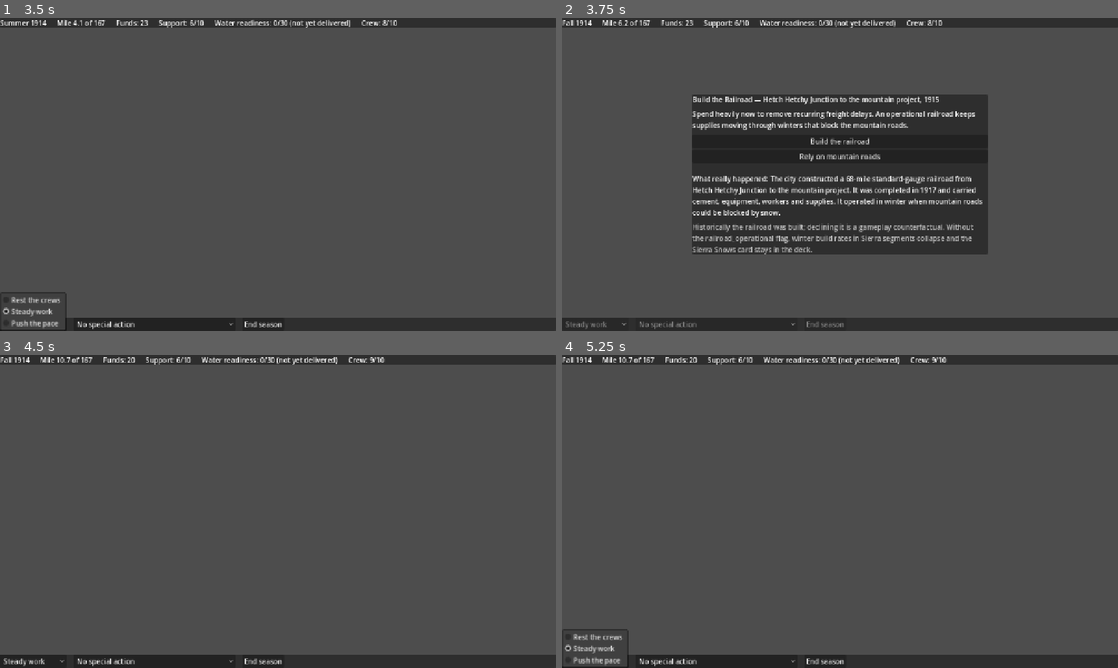
Above: before the commit, frames 1-4 (two rows, left to right).
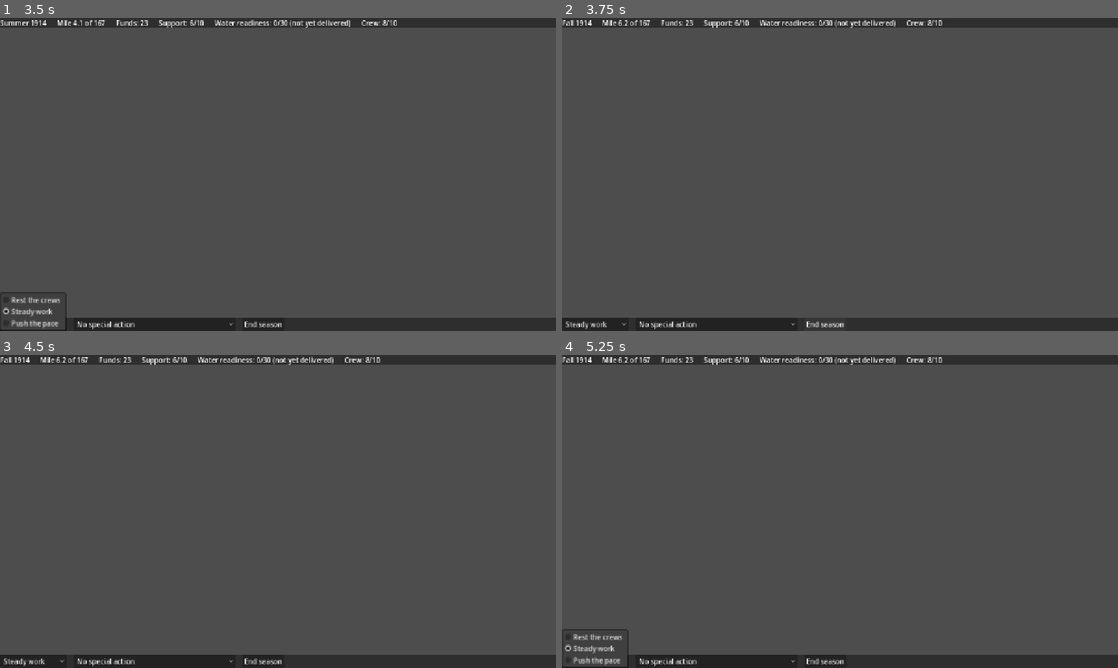
Above: after the commit, the same moments.

Repository: boxwrench/Hetchy-Trail
Game: Godot game, scene res://scenes/journey/journey.tscn
Same seed, same stepped clock (60 frames per second), same inputs: the game is played once before the commit and once after it.
Inputs (mouse positions are in pixels of both pictures, inside the frame that each line leads up to):
- Up to frame 1 (3.5 s): click "Steady work" at 0.5 s; click "End season" at 1.25 s; click "Build the full road and sawmi…" at 2 s; click "Steady work" at 2.75 s
- Up to frame 2 (3.75 s): click "End season" at 3.5 s
- Up to frame 3 (4.5 s): click (278, 477) at 4.25 s, where only the run before the commit has a clickable "Build the railroad"
- Up to frame 4 (5.25 s): click "Steady work" at 5 s

Frame 1 is identical in both runs. In frame 2, 25% of the frame differs, in the area x 0-77%, y 24-100%; in frame 3, 0.7%; in frame 4, 0.7%.

Commit message:
feat: pace-risk roll - push risks injury, rest risks impatience, scaled by board state

Diff:
--- a/autoload/event_manager.gd
+++ b/autoload/event_manager.gd
@@ -18,6 +18,15 @@
 const EVENTS_DIR := "res://data/events"
 
 @export_range(0.0, 1.0) var event_chance := 0.6
+
+# --- Pace-risk tuning (Task 10 balance pass may adjust these) ---------------
+const PUSHED_INJURY_CHANCE := 0.30      # base chance of an injury on a PUSHED season
+const REST_IMPATIENCE_CHANCE := 0.35    # base chance of impatience on a REST season
+const STEADY_MISHAP_CHANCE := 0.10      # low baseline on a STEADY season
+const LOW_CREW_THRESHOLD := 4           # crew at/below this amplifies injury risk
+const LOW_SUPPORT_THRESHOLD := 4        # support at/below this amplifies impatience
+const LOW_METER_RISK_BONUS := 0.25      # added chance when the relevant meter is low
+# ----------------------------------------------------------------------------
 
 var deck: Array[EventCard] = []
 var drawn_ids: Dictionary = {}        # StringName -> true
@@ -41,6 +50,12 @@
 	for card in available:
 		if card.is_fixed:
 			return _draw(card)
+	# Pace-risk: the season just worked may trigger a hazard before texture cards.
+	var risk := _risk_for(GameState.work_pace)
+	if randf() < float(risk["chance"]):
+		var hazard := _pick_hazard(risk["kind"])
+		if hazard != null:
+			return _draw(hazard)
 	if available.is_empty() or randf() > event_chance:
 		return null
 	return _draw(_weighted_pick(available))
@@ -88,6 +103,58 @@
 	return pool.back()
 
 
+## The dominant hazard kind and roll chance for a pace, given current state.
+func _risk_for(pace: int) -> Dictionary:
+	match pace:
+		GameState.Pace.PUSHED:
+			var c := PUSHED_INJURY_CHANCE
+			if GameState.crew_wellbeing <= LOW_CREW_THRESHOLD:
+				c += LOW_METER_RISK_BONUS
+			return {"kind": &"injury", "chance": c}
+		GameState.Pace.REST:
+			var c := REST_IMPATIENCE_CHANCE
+			if GameState.public_support <= LOW_SUPPORT_THRESHOLD:
+				c += LOW_METER_RISK_BONUS
+			return {"kind": &"impatience", "chance": c}
+		_:
+			# STEADY: a low chance, aimed at whichever meter is currently weaker.
+			if GameState.crew_wellbeing <= GameState.public_support:
+				return {"kind": &"injury", "chance": STEADY_MISHAP_CHANCE}
+			return {"kind": &"impatience", "chance": STEADY_MISHAP_CHANCE}
+
+
+## Read-only telegraph for the DecisionPanel (Task 4). No side effects.
+func risk_preview(pace: int) -> Dictionary:
+	var risk := _risk_for(pace)
+	var chance: float = risk["chance"]
+	var level: StringName = &"low"
+	if chance >= 0.40:
+		level = &"high"
+	elif chance >= 0.25:
+		level = &"elevated"
+	return {"kind": risk["kind"], "level": level}
+
+
+func _hazard_pool(kind: StringName) -> Array[EventCard]:
+	var is_winter := GameState.season == GameState.Season.WINTER
+	var out: Array[EventCard] = []
+	for card in deck:
+		if card.hazard_kind != kind:
+			continue
+		if drawn_ids.has(card.event_id):
+			continue
+		if card.is_available(GameState.miles_built, is_winter, GameState.flags):
+			out.append(card)
+	return out
+
+
+func _pick_hazard(kind: StringName) -> EventCard:
+	var pool := _hazard_pool(kind)
+	if pool.is_empty():
+		return null
+	return _weighted_pick(pool)
+
+
 func _load_deck() -> void:
 	deck.clear()
 	var dir := DirAccess.open(EVENTS_DIR)
